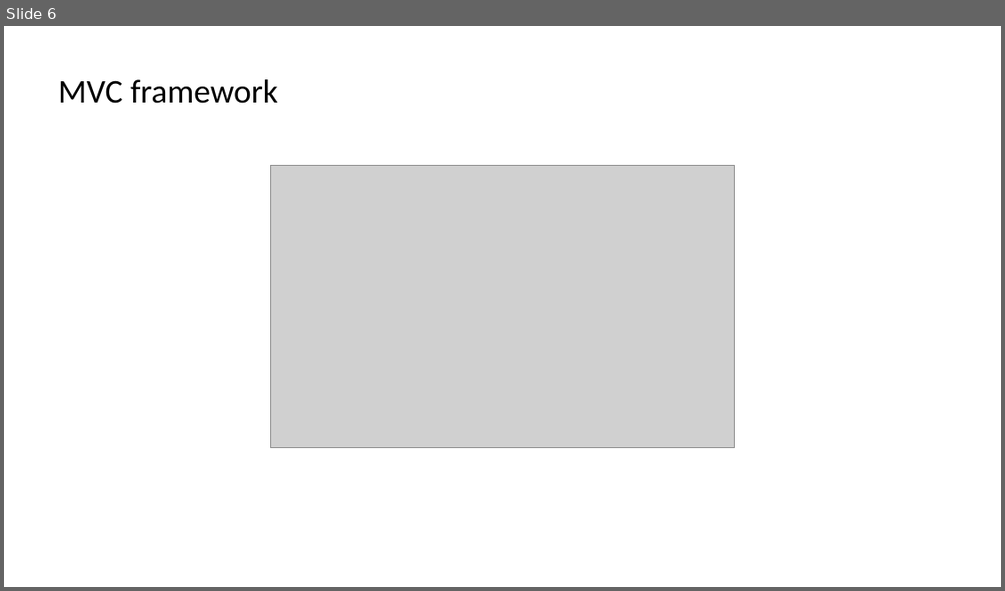
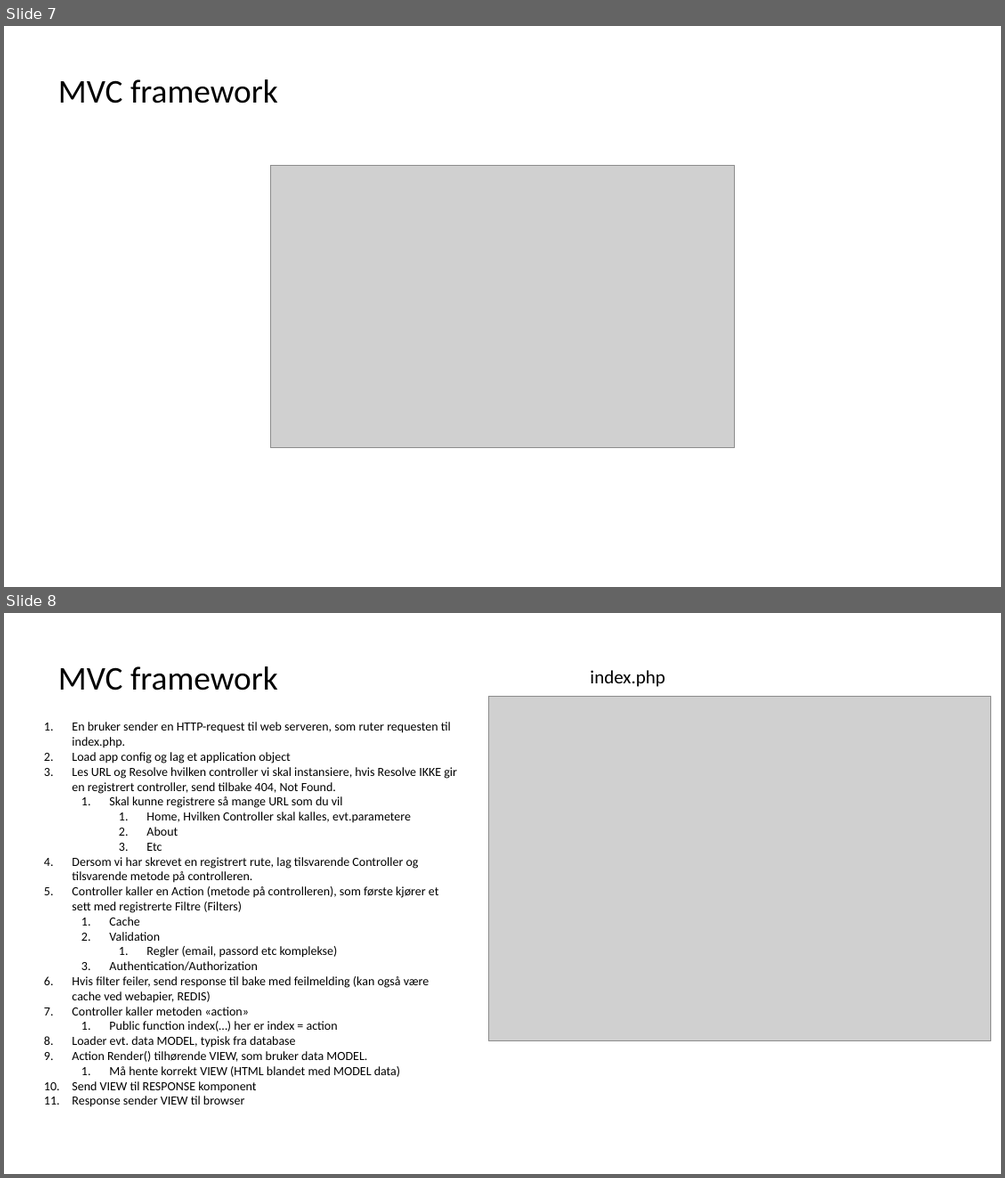
Before and after one commit to himoldeonline/mvc, a slide deck: docs/concepts.pptx. Shown one above the other, each under a label of ours: slide 6 before the commit, slides 7 and 8 after it. The pictures are 1005x591 and 1005x1178 pixels, drawn with LibreOffice and Linux fonts; fonts in the diff are those of the drawing; grey boxes stand for pictures. Boxes give left, top, right and bottom in pixels: in the first picture for what was removed or moved away, otherwise in the second. Text is boxed around its words. In the diff, an @@ line names an element or a change of style, - is before the commit and + after.

```diff
--- a/docs/concepts.pptx
+++ b/docs/concepts.pptx
@@ slide 8 added at (4, 613, 1001, 1174), background #FFFFFF @@
@@ text added at (58, 666, 278, 690), 32 pt, text #000000 @@
+MVC framework
@@ text added at (590, 670, 664, 687), 18 pt, text #000000 @@
+index.php
@@ picture added at (489, 696, 991, 1041) @@
@@ text added at (72, 722, 457, 1107), 12 pt, text #000000 @@
+1. En bruker sender en HTTP-request til web serveren, som ruter requesten til index.php.
+2. Load app config og lag et application object
+3. Les URL og Resolve hvilken controller vi skal instansiere, hvis Resolve IKKE gir en registrert controller, send tilbake 404, Not Found.
+  1. Skal kunne registrere så mange URL som du vil
+    1. Home, Hvilken Controller skal kalles, evt.parametere
+    2. About
+    3. Etc
+4. Dersom vi har skrevet en registrert rute, lag tilsvarende Controller og tilsvarende metode på controlleren.
+5. Controller kaller en Action (metode på controlleren), som første kjører et sett med registrerte Filtre (Filters)
+  1. Cache
+  2. Validation
+    1. Regler (email, passord etc komplekse)
+  3. Authentication/Authorization
+6. Hvis filter feiler, send response til bake med feilmelding (kan også være cache ved webapier, REDIS)
+7. Controller kaller metoden «action»
+  1. Public function index(…) her er index = action
+8. Loader evt. data MODEL, typisk fra database
+9. Action Render() tilhørende VIEW, som bruker data MODEL.
+  1. Må hente korrekt VIEW (HTML blandet med MODEL data)
+10. Send VIEW til RESPONSE komponent
+11. Response sender VIEW til browser
@@ what was slide 6 is now slide 7 @@
```
Also in this commit, not shown: 3 other slides added, 3 slides removed, 3 other files.
